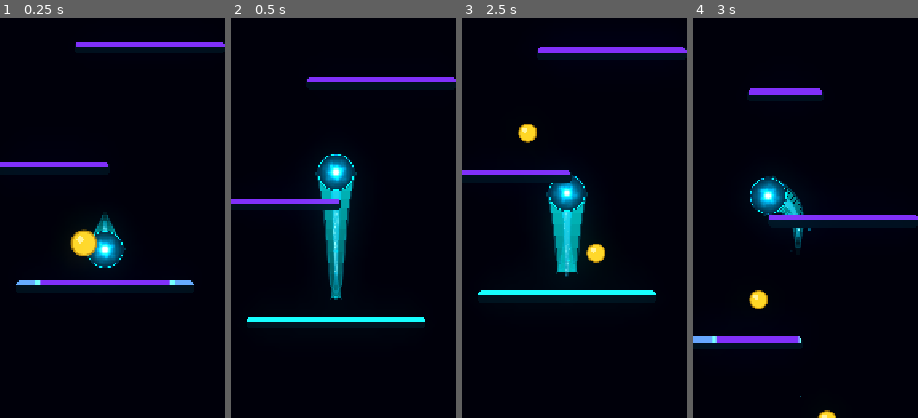
Above: before the commit, frames 1-4 (left to right).
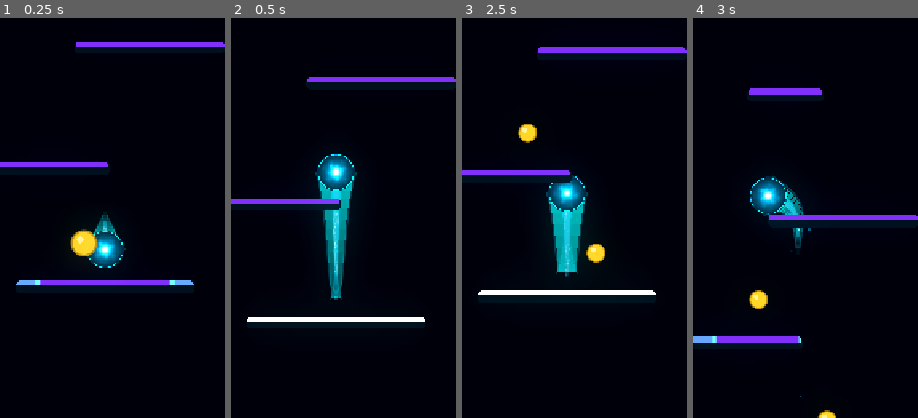
Above: after the commit, the same moments.

Repository: Kryodo/TowerJump
Game: Godot game, scene res://scenes/main.tscn
Same seed, same stepped clock (60 frames per second), same inputs: the game is played once before the commit and once after it.
Inputs (mouse positions are % of the whole screen's width and height, from its top left):
- Up to frame 1 (0.25 s): no input
- Up to frame 2 (0.5 s): no input
- Up to frame 3 (2.5 s): move the mouse to (72, 45) at 0.52 s; hold Right (ui_right) 0.53-1.25 s; click (72, 45) at 0.67 s; drag from (30, 55) to (47, 31) at 1.27 s; click "Nochmal spielen" at 2 s
- Up to frame 4 (3 s): move the mouse to (60, 28) at 2.77 s; hold Left (ui_left) from 2.78 s (still down)
The pictures show only the part of the screen within x 27-77%, y 24-74%; the shares and areas given below are measured in that part.

Frame 1 is identical in both runs. In frame 2, 1.0% of the frame differs, in the area x 7-87%, y 74-76%; in frame 3, 1.0%; in frame 4, nothing differs.

Commit message:
Wire platform landing reaction layer

Diff:
--- a/scenes/main.tscn
+++ b/scenes/main.tscn
@@ -10,6 +10,7 @@
 [ext_resource type="PackedScene" path="res://scenes/coin.tscn" id="8_coin"]
 [ext_resource type="Script" uid="uid://ck0ynampffokl" path="res://scripts/coin_spawner.gd" id="9_coinspawner"]
 [ext_resource type="Script" path="res://scripts/landing/landing_feedback_controller.gd" id="10_landing_feedback"]
+[ext_resource type="Script" path="res://scripts/landing/landing_platform_reaction.gd" id="11_landing_platform_reaction"]
 
 [sub_resource type="StyleBoxFlat" id="StyleBoxFlat_panel"]
 bg_color = Color(0.12, 0.13, 0.18, 0.95)
@@ -65,6 +66,9 @@
 [node name="LandingFeedbackController" type="Node" parent="."]
 script = ExtResource("10_landing_feedback")
 ball_path = NodePath("../Ball")
+
+[node name="LandingPlatformReaction" type="Node" parent="."]
+script = ExtResource("11_landing_platform_reaction")
 
 [node name="HUD" type="CanvasLayer" parent="." unique_id=908125500]
 script = ExtResource("6_hud")
